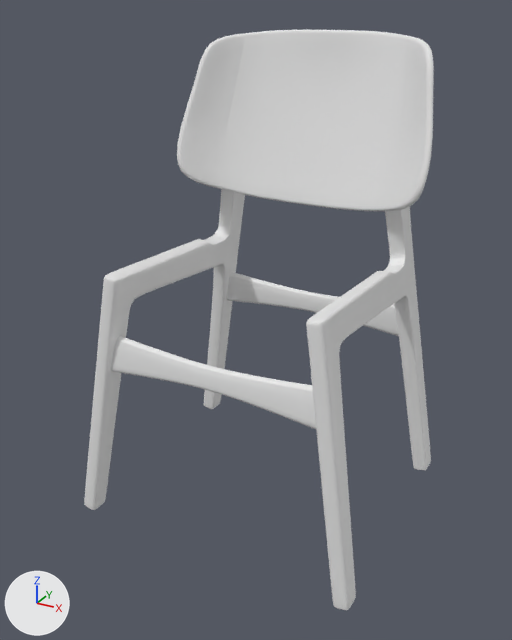
One commit to the Blender file Blender/Chair/chair.blend: the scene before it, then after it.
Rendered twice from a 50 mm lens placed at (2.7, -5.08, 4.3), pointed at (-0.01, -0.14, 1.83). Every picture has the same lights, and +X, +Y and +Z are marked at lower left.
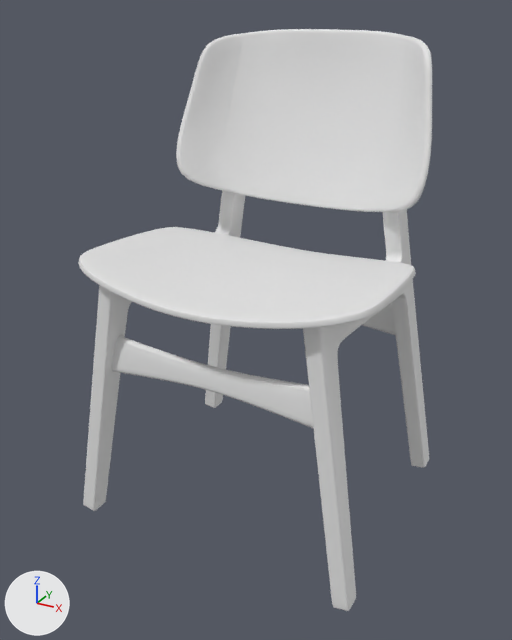
Commit message: Chair fixed

Changed parts and their boxes (x1, y1, x2, y2) in the pictures (512 x 640 px):
'Plane.001', moved, turned
    before: (177, 30, 434, 211)
    after: (176, 29, 432, 212)
'Cube', reshaped, turned, modifiers changed
    before: (84, 189, 431, 610)
    after: (83, 190, 429, 611)
'Plane', shown
    after: (78, 227, 416, 329)
part 1 of me_cube_002, cut back
    before: (84, 189, 425, 610)
    after: (83, 190, 424, 611)
'Cube.002', unchanged, covered by the edit
    before: (227, 272, 399, 336)
    after: (362, 303, 396, 335)

Edits to the bpy script that builds the scene:
```text
Change me_cube_002:
    used by ob_cube; location = (1.26, -1.03, 0.09); rotation_euler = (0.0, -0.161, 0.0), in degrees (0, -9.2, 0)
    remove me_cube_002.from_pydata(...)  # 249 vertices, 243 faces; spans x -0.08..0.08, y -0.09..2.21, z -0.09..3.73
    add me_cube_002.from_pydata(...)  # 193 vertices, 167 faces, 1 loose edge; spans x 0.0..0.08, y -0.09..2.22, z -0.09..3.67
    me_cube_002 part 1
    120 vertices are removed from x -0.08..0.08, y -0.09..2.21, z -0.09..3.73
    178 faces are deleted
    3 vertices move from x 0.08, y 1.83..2.05, z 2.74..2.88 to x 0.07, y 1.84..2.07, z 2.72..2.73
    51 vertices are added at x 0.0..0.08, y -0.09..2.22, z -0.09..3.67
    8 new vertices lie (0.04, 0.0, 0.0) away from vertices in x 0.0, y 0.27..2.0, z -0.08..2.01
    5 new vertices lie (-0.04, 0.0, 0.0) away from vertices in x 0.07, y 1.78..1.87, z 1.77..1.86
    1 loose edge is added
    102 new faces join them
Change ob_cube:
    ob_cube.rotation_euler: (0.0, -0.161, 0.0) -> (0.0151, -0.162, 0.00901)  # degrees (0, -9.2, 0) -> degrees (0.9, -9.3, 0.5)
    add _m = ob_cube.modifiers.new('Mirror', 'MIRROR')
    add _m.use_clip = True
Change ob_plane:
    remove ob_plane.hide_set(True)
Change ob_plane_001:
    ob_plane_001.location: (0.0, 0.98, 3.33) -> (0.0, 0.96, 3.33)
    ob_plane_001.rotation_euler: (-0.281, 0.0, 0.0) -> (-0.253, 0.0, 0.0)  # degrees (-16, 0, 0) -> degrees (-14, 0, 0)
```
